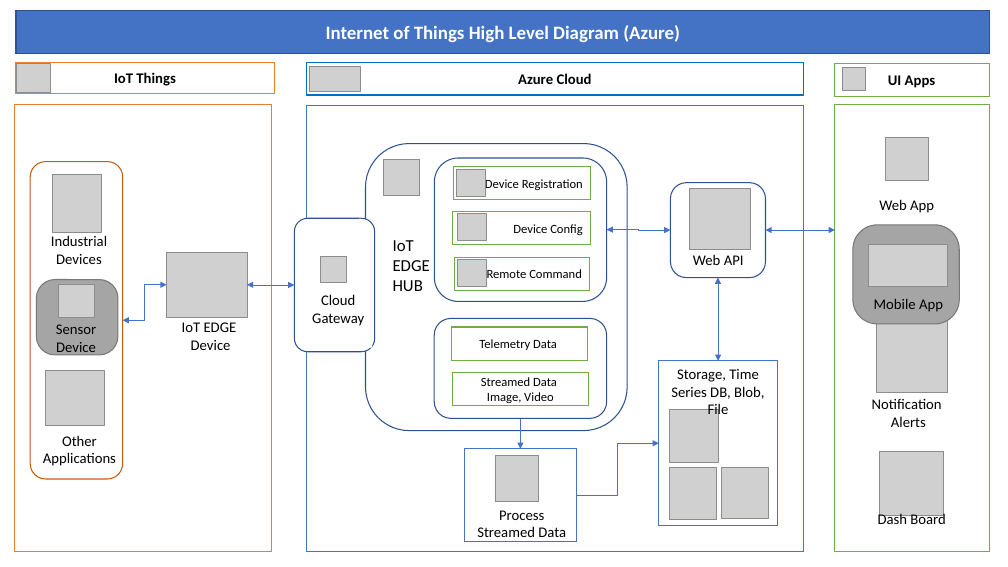
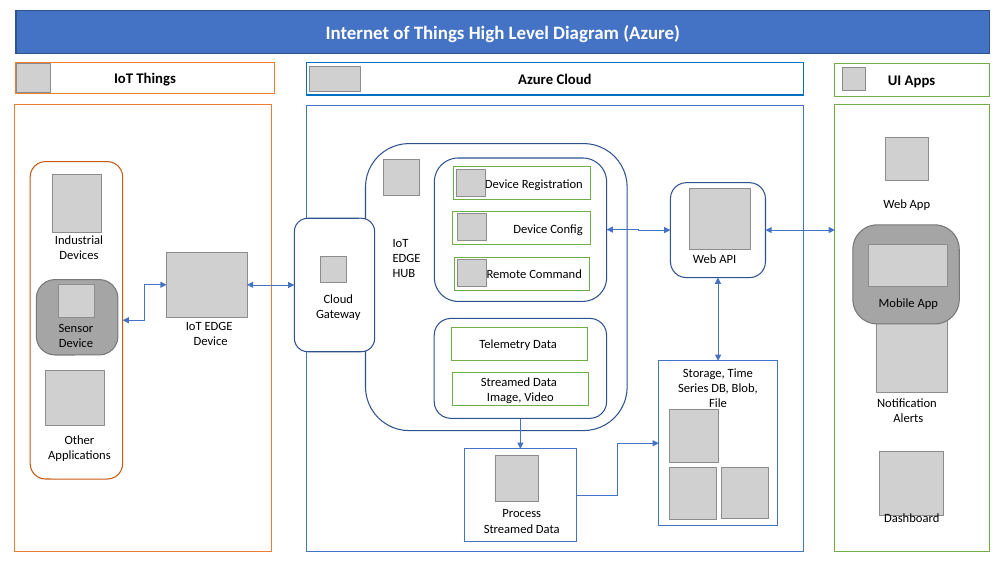
Before and after one commit to sandippatil2000/AWS, a slide deck: slide 1 of IOTnew.ppt. Drawn at 1008x567 pixels with LibreOffice and Linux fonts; fonts in the diff are those of the drawing; grey boxes stand for pictures. Boxes give left, top, right and bottom in pixels: in the first picture for what was removed or moved away, otherwise in the second. Text is boxed around its words. In the diff, an @@ line names an element or a change of style, - is before the commit and + after.

```diff
--- a/IOTnew.ppt
+++ b/IOTnew.ppt
@@ text at [393, 239, 421, 262]: text changed; size 16 to 12 pt @@
-IoT EDGE
+IoT
+EDGE
@@ text at [393, 269, 416, 277]: size 16 to 12 pt in "HUB" @@
@@ size 14 to 12 pt in 11 elements at [879, 298, 938, 309], [883, 199, 931, 210], [693, 254, 736, 263], [484, 509, 560, 533], [877, 398, 937, 422], [48, 435, 111, 461], [55, 235, 103, 259], [186, 322, 233, 345], [678, 368, 758, 411], [59, 324, 94, 347], [316, 294, 360, 320] @@
@@ text at [884, 513, 939, 526]: text changed; size 14 to 12 pt @@
-Dash Board
+Dashboard
```
Also in this commit, not shown: 1 other slide changed.
